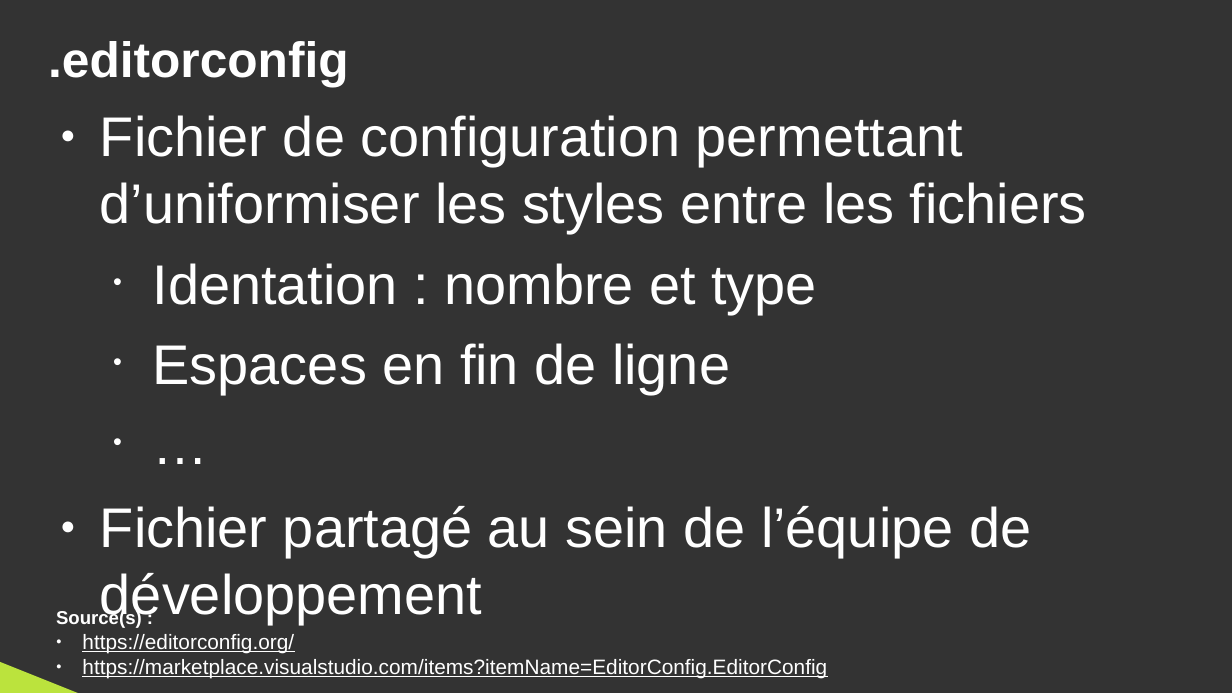
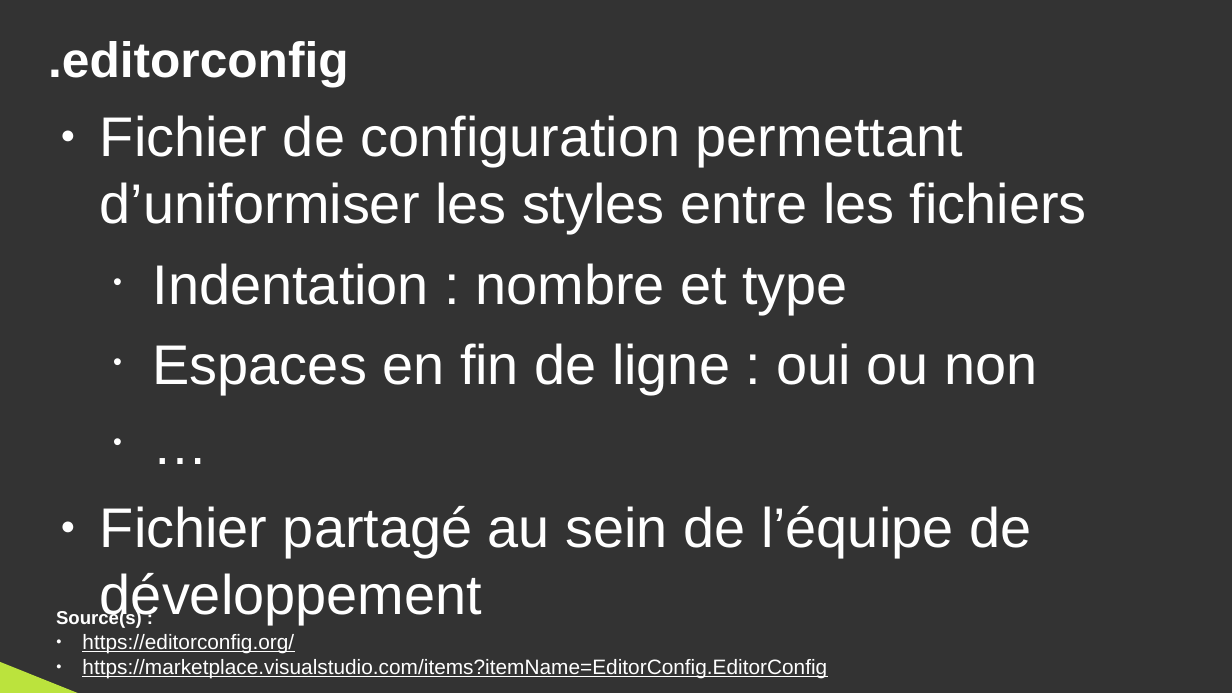
Before and after one commit to DanYellow/cours, a slide deck: slide 42 of developpement-web-et-dispositif-interactif-s6/travaux-pratiques/numero-4/presentation.odp. Drawn at 1232x693 pixels with LibreOffice and Linux fonts; fonts in the diff are those of the drawing. Boxes give left, top, right and bottom in pixels: in the first picture for what was removed or moved away, otherwise in the second. Text is boxed around its words. In the diff, an @@ line names an element or a change of style, - is before the commit and + after.

```diff
--- a/developpement-web-et-dispositif-interactif-s6/travaux-pratiques/numero-4/presentation.odp
+++ b/developpement-web-et-dispositif-interactif-s6/travaux-pratiques/numero-4/presentation.odp
@@ text at bbox=[153, 263, 1037, 394]: text changed @@
-  • Identation : nombre et type
-  • Espaces en fin de ligne
+  • Indentation : nombre et type
+  • Espaces en fin de ligne : oui ou non
```
Also in this commit, not shown: 4 other slides changed, 5 slides added.
